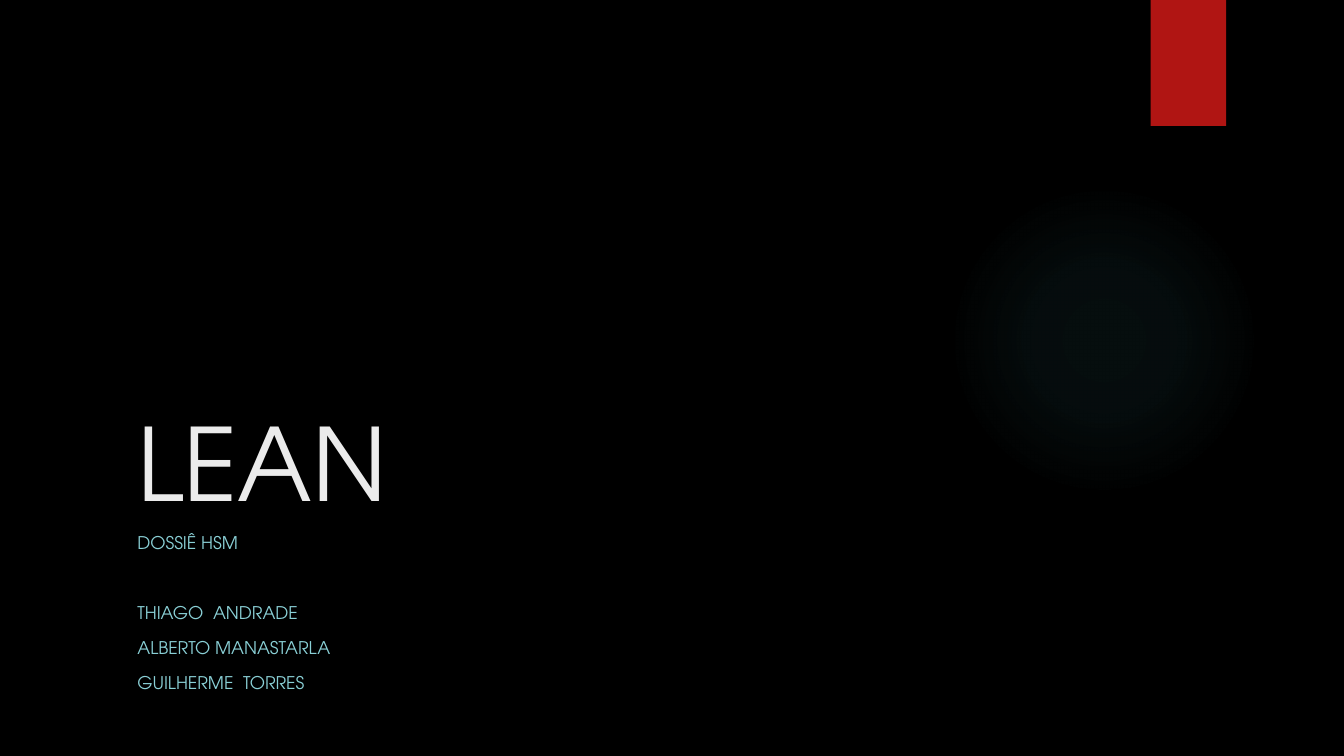
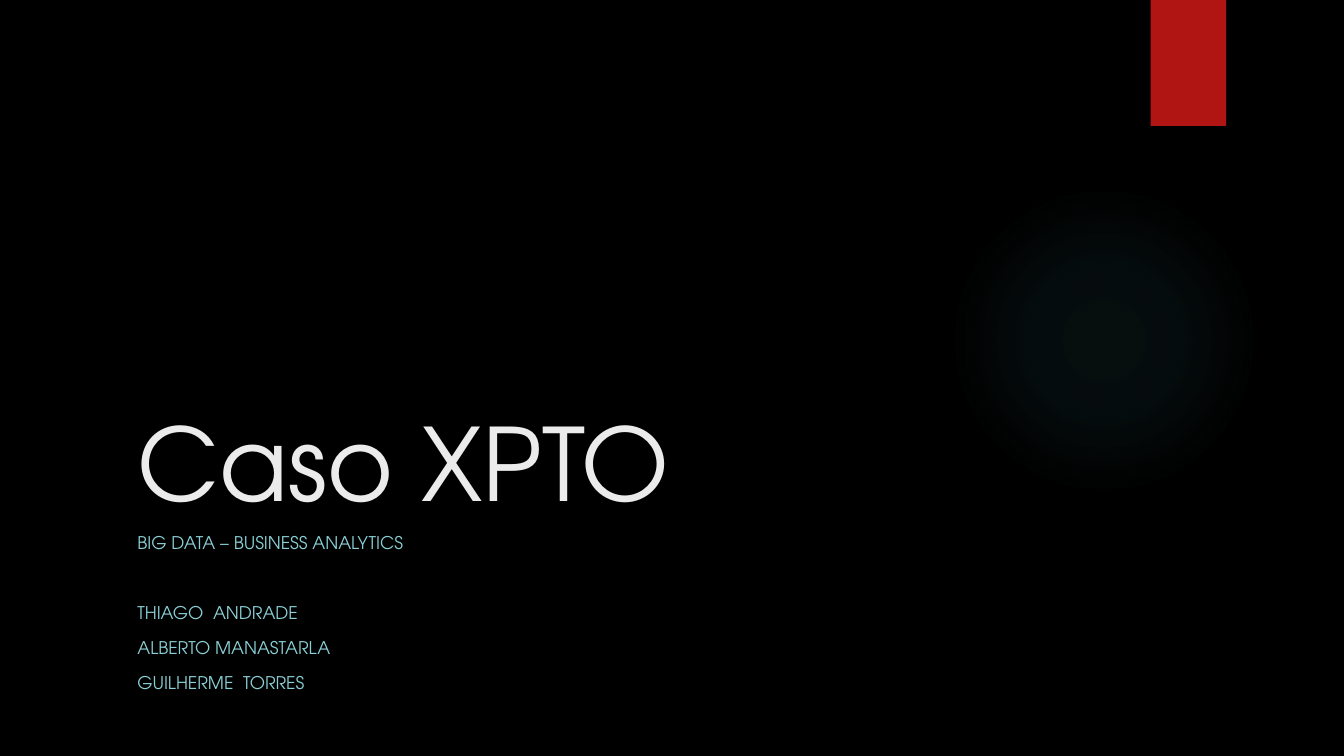
Before and after one commit to FIAP-14BDT/Business_Analytics_Tabs, a slide deck: slide 1 of 14BDT_Business_Analytics.pptx. Drawn at 1344x756 pixels with LibreOffice and Linux fonts; fonts in the diff are those of the drawing; background and template pictures are left out. Boxes give left, top, right and bottom in pixels: in the first picture for what was removed or moved away, otherwise in the second. Text is boxed around its words. In the diff, an @@ line names an element or a change of style, - is before the commit and + after.

Commit message:
Capa
Primeira Versão

```diff
--- a/14BDT_Business_Analytics.pptx
+++ b/14BDT_Business_Analytics.pptx
@@ title at (137,425,669,547): text changed @@
-LEAN
+Caso XPTO
@@ subtitle at (137,536,403,550): text changed @@
-DOSSIÊ HSM
+BIG DATA – BUSINESS ANALYTICS
```
